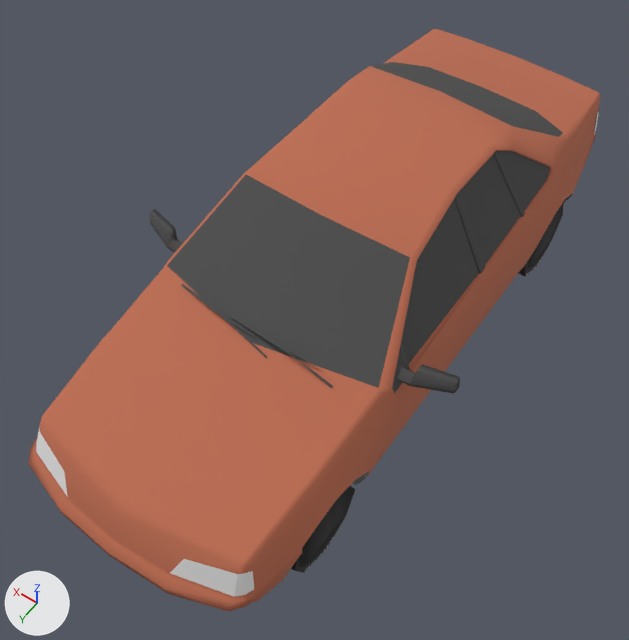
The OBJ model resources/_cars/GLX-400-OBJ/GLX_400.obj: old version first, new version second.
Camera for both pictures: a 50 mm camera at (-1.93, 3.07, 4.74) aimed at (0.01, 0.36, 0.48). The lights are fixed; the arrows at lower left show +X, +Y and +Z. Where no turn or scale is listed for an object, it has been applied to the vertices.

Names of what the first picture shows: 'Body1_Mesh.019', 'Glass1_Mesh.016', 'HeadLight1_Mesh.015', 'Plastik5_Mesh.009', 'Wheel1_Mesh.004'.
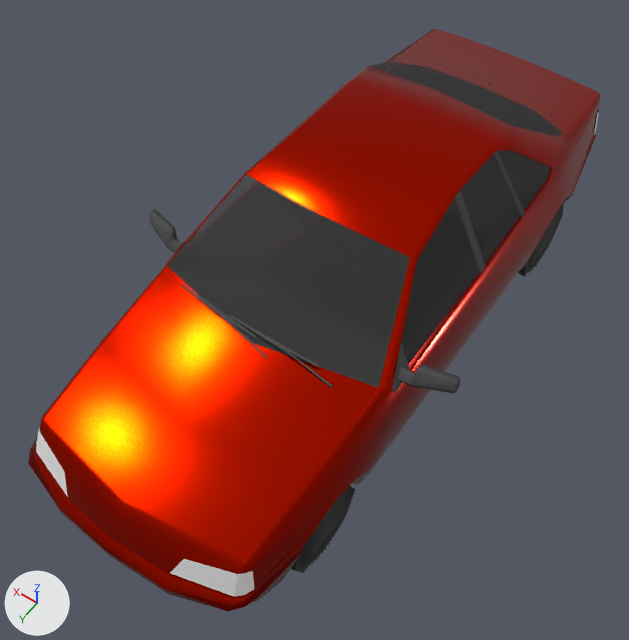
What changed in the scene script:
```text
Change mat_body_m:
    mat_body_m.base_color: (0.498, 0.148, 0.0787) -> (0.498, 0.00927, 0.0)  # orange #bb6b4f -> red #bb1800
    mat_body_m.roughness: 0.902 -> 0.175
    mat_body_m.metallic: 0.0 -> 1.0
Change mat_glass_m:
    mat_glass_m.alpha: 1.0 -> 0.475
Add mat_material_002:
    mat_material_002 = principled_material('Material.002')
    mat_material_002.base_color = (0.0, 0.0, 0.0)  # black #000000
    mat_material_002.roughness = 0.0513
Add me_cube_cube_001:
    me_cube_cube_001.from_pydata([(-0.75, -1.59, 0.81), (-0.72, -1.59, 0.91), (-0.75, 0.81, 0.81), (-0.75, 0.81, 0.91), (0.75, -1.59, 0.81), (0.68, -1.59, 0.91), (0.75, 0.81, 0.81), (0.75, 0.81, 0.91), (-0.75, 0.81, 0.86), (0.0, 0.98, 0.81), (0.0, 0.98, 0.91), (0.75, 0.81, 0.86), (0.0, 0.98, 0.86), (-0.73, -1.59, 0.86), (0.71, -1.59, 0.86), (0.0, -1.59, 0.81), (-0.02, -1.68, 1.02), (-0.01, -1.64, 0.86)], [], [(0, 13, 1, 3, 8, 2), (12, 10, 7, 11), (6, 11, 7, 5, 14, 4), (17, 16, 1, 13), (2, 9, 6, 4, 15, 0), (7, 10, 3, 1, 16, 5), (9, 12, 11, 6), (2, 8, 12, 9), (8, 3, 10, 12), (15, 17, 13, 0), (4, 14, 17, 15), (14, 5, 16, 17)])
    me_cube_cube_001.materials.append(mat_material_002)  # black #000000
Add ob_cube_cube_001:
    ob_cube_cube_001 = bpy.data.objects.new('Cube_Cube.001', me_cube_cube_001)
    ob_cube_cube_001.location = (0.0, 0.0, 0.0)
```

What differs and where, as boxes [x1, y1, x2, y2] in the pictures (629 x 640 px):
'Body1_Mesh.019', recoloured, surface changed (orange to red)
    both: [28, 29, 600, 611]
'Glass1_Mesh.016', surface changed (grey to black)
    both: [167, 62, 563, 388]
